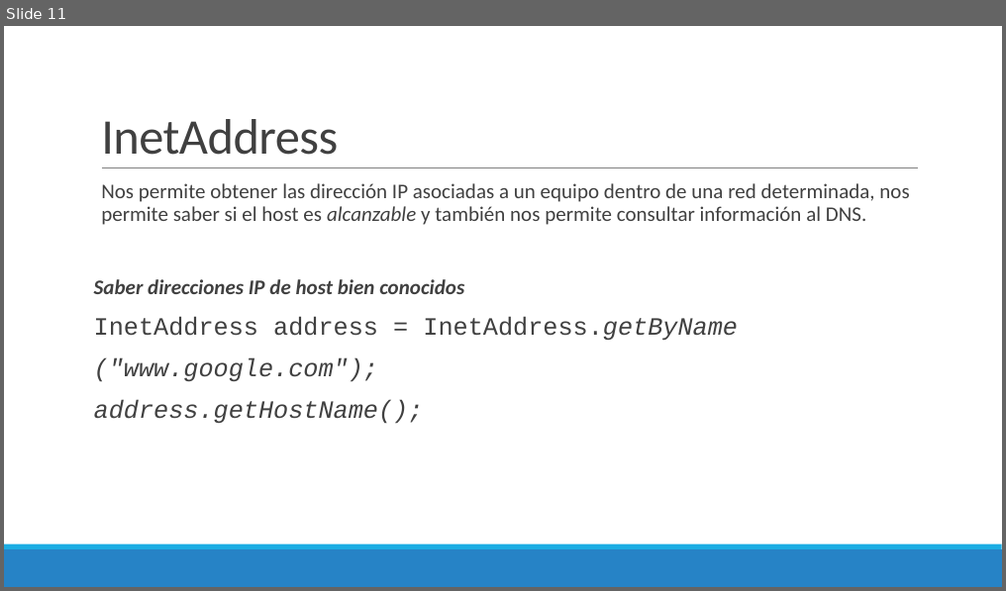
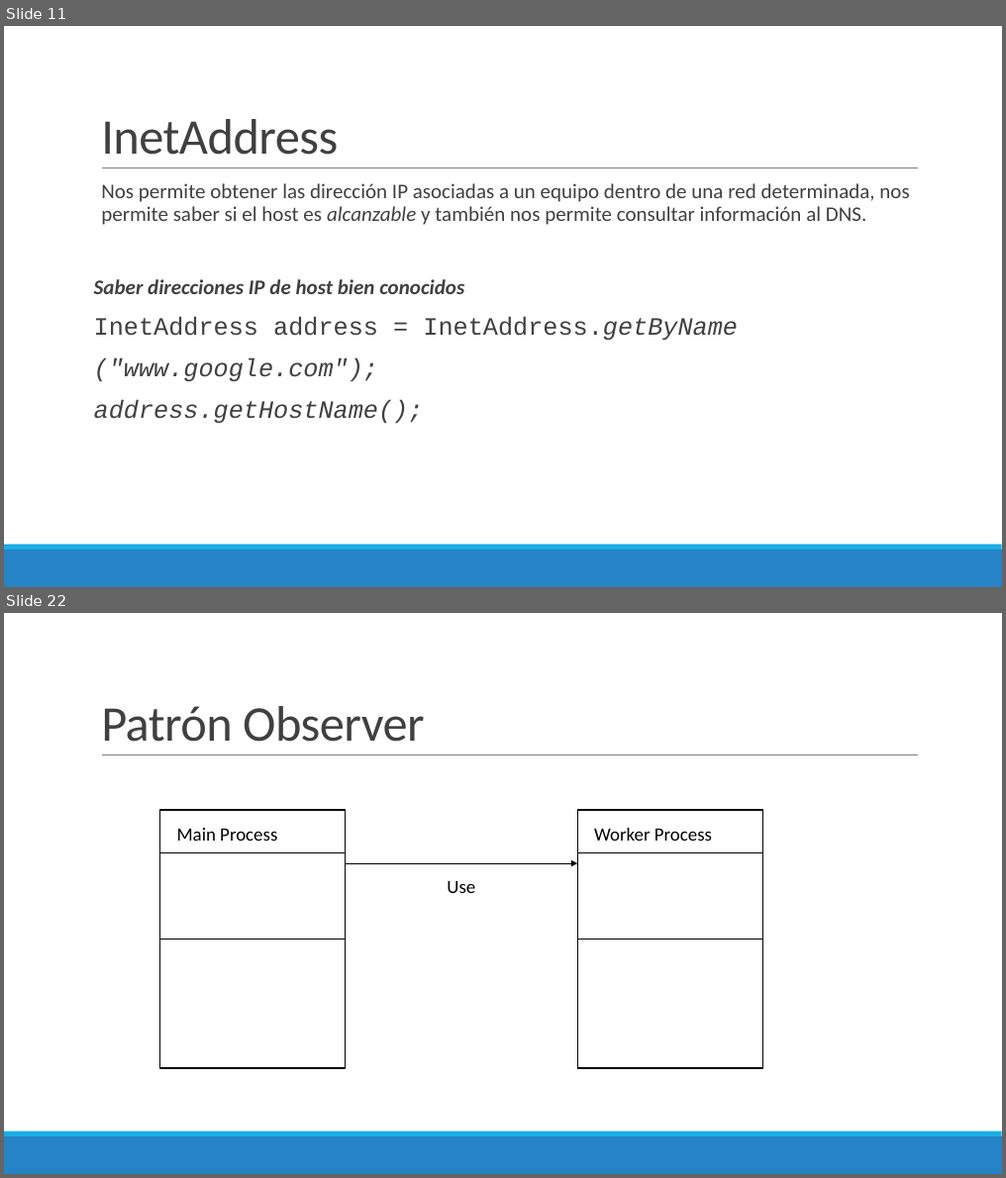
Before and after one commit to Domiciano/ProgramacionEnRed191, a slide deck: Semana 2/Presentación.pptx. Shown one above the other, each under a label of ours: slide 11 before the commit, slides 11 and 22 after it; the slides between them are not shown. The pictures are 1006x591 and 1006x1178 pixels, drawn with LibreOffice and Linux fonts; fonts in the diff are those of the drawing. Boxes give left, top, right and bottom in pixels: in the first picture for what was removed or moved away, otherwise in the second. Text is boxed around its words. In the diff, an @@ line names an element or a change of style, - is before the commit and + after.

```diff
--- a/Semana 2/Presentación.pptx
+++ b/Semana 2/Presentación.pptx
@@ slide 22 added at [4,613,1002,1174], background #FFFFFF; not listed: 3 template elements that a slide beside it also shows @@
@@ title added at [101,706,425,742], 48 pt, text #404040 @@
+Patrón Observer
@@ rectangle added at [159,810,345,1068], fill #FFFFFF, outline #000000 1.25 pt @@
@@ rectangle added at [577,810,762,1068], fill #FFFFFF, outline #000000 1.25 pt @@
@@ text added at [177,828,277,841], 18 pt, text #000000 @@
+Main Process
@@ text added at [594,828,712,841], 18 pt, text #000000 @@
+Worker Process
@@ line added from (159, 854) to (346, 854), #000000 1 pt @@
@@ arrow added from (346, 863) to (577, 863), #000000 1 pt @@
@@ line added from (577, 854) to (763, 854), #000000 1 pt @@
@@ text added at [447,881,475,893], 18 pt, text #000000 @@
+Use
@@ line added from (159, 940) to (346, 940), #000000 1 pt @@
@@ line added from (577, 940) to (763, 940), #000000 1 pt @@
```
Also in this commit, not shown: 12 other slides added, 11 other files.
